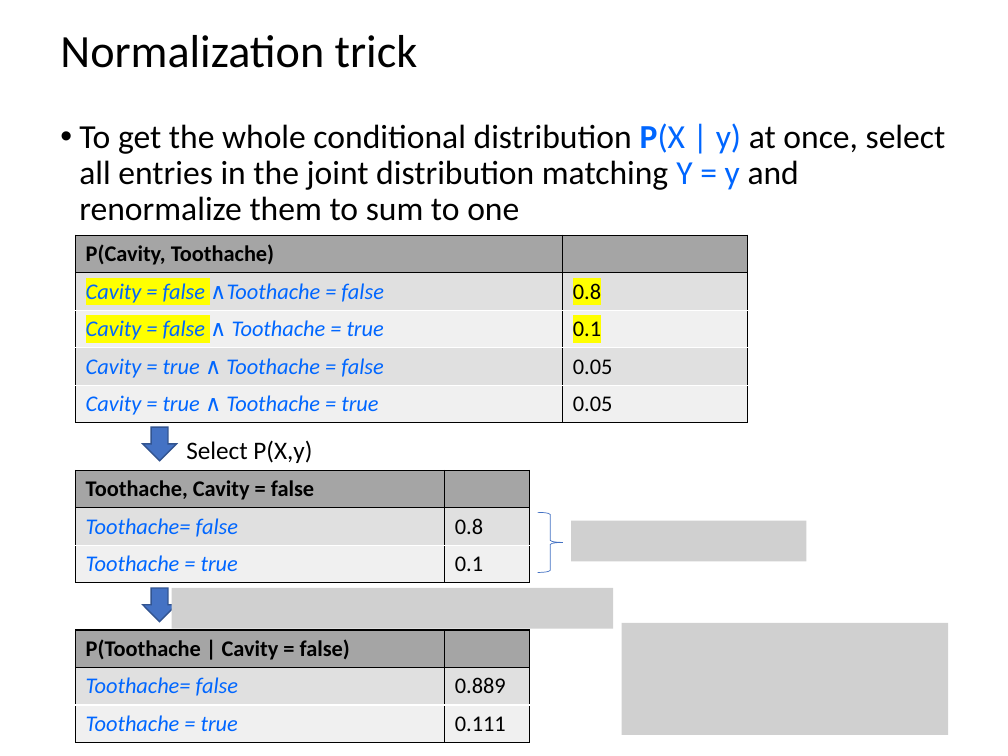
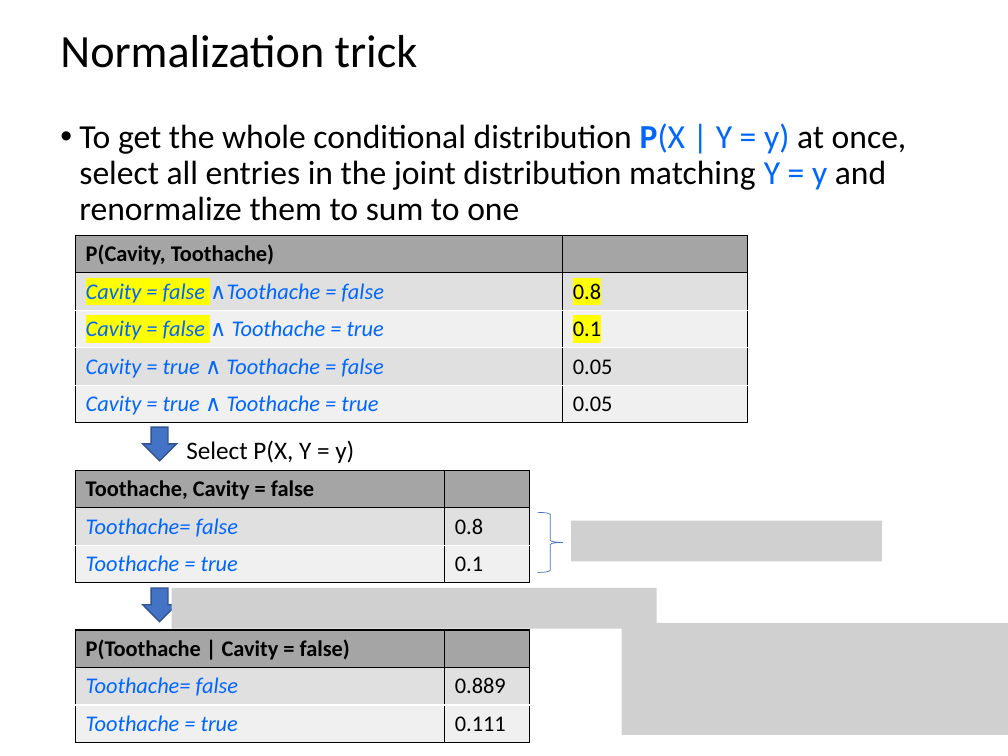
Before and after one commit to mhahsler/CS7320-AI, a slide deck: slide 21 of slides/12_uncertainty.pptx. Drawn at 1008x756 pixels with LibreOffice and Linux fonts; fonts in the diff are those of the drawing; grey boxes stand for pictures. Boxes give left, top, right and bottom in pixels: in the first picture for what was removed or moved away, otherwise in the second. Text is boxed around its words. In the diff, an @@ line names an element or a change of style, - is before the commit and + after.

```diff
--- a/slides/12_uncertainty.pptx
+++ b/slides/12_uncertainty.pptx
@@ text at box(79, 123, 907, 221): text changed @@
-• To get the whole conditional distribution P(X | y) at once, select all entries in the joint distribution matching Y = y and renormalize them to sum to one
+• To get the whole conditional distribution P(X | Y = y) at once, select all entries in the joint distribution matching Y = y and renormalize them to sum to one
@@ text at box(186, 440, 354, 463): text changed @@
-Select P(X,y)
+Select P(X, Y = y)
@@ picture: place and size @@
-picture at box(572, 521, 806, 561)
+picture at box(572, 521, 882, 561)
@@ picture: place and size @@
-picture at box(171, 588, 613, 628)
+picture at box(171, 588, 656, 628)
@@ picture: place and size @@
-picture at box(622, 623, 949, 735)
+picture at box(622, 623, 1008, 735)
```
Also in this commit, not shown: 11 other slides changed, 1 other file.
